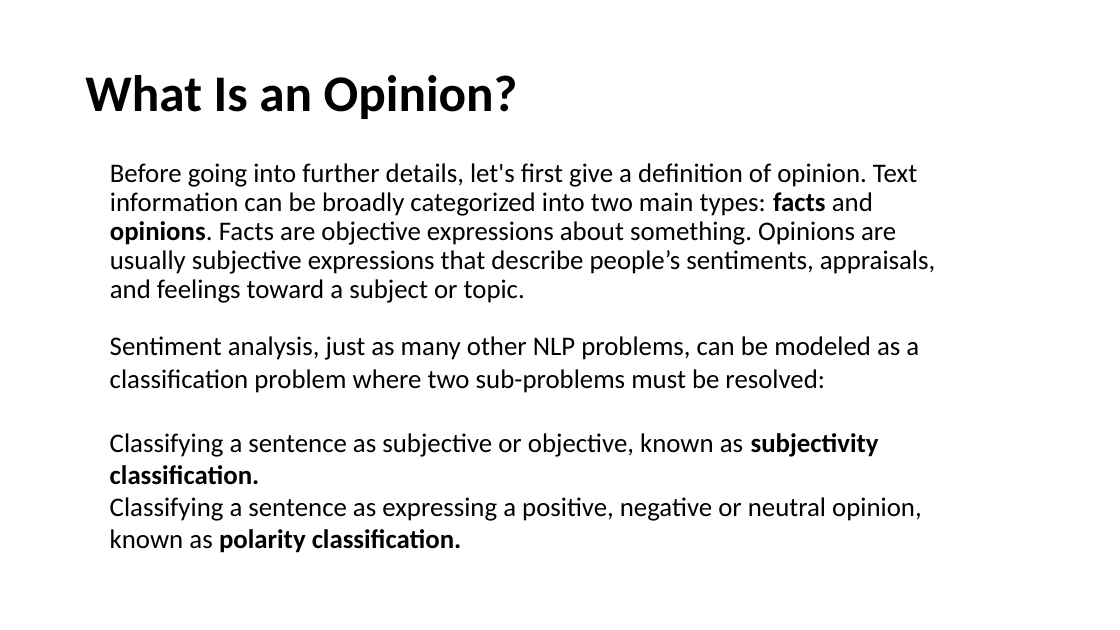
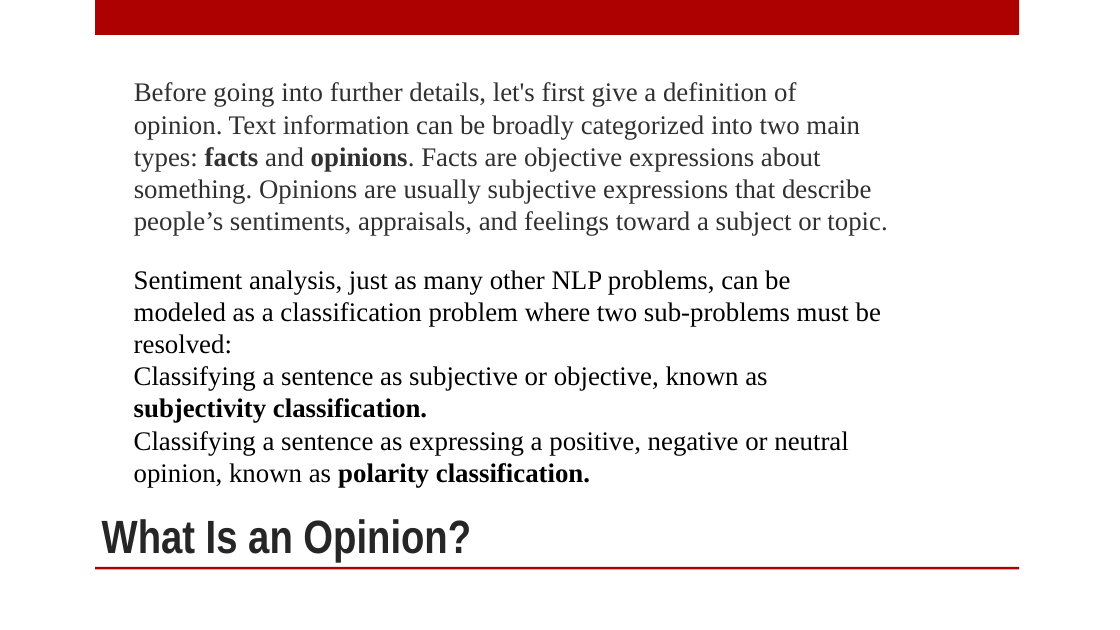
Before and after one commit to slugger07/ML-Experiments, a slide deck: slide 3 of Racism Analysis Twitter Data/Sentiment Analysis.pptx. Drawn at 1120x630 pixels with LibreOffice and Linux fonts; fonts in the diff are those of the drawing; background and template pictures are left out. Boxes give left, top, right and bottom in pixels: in the first picture for what was removed or moved away, otherwise in the second. Text is boxed around its words. In the diff, an @@ line names an element or a change of style, - is before the commit and + after.

```diff
--- a/Racism Analysis Twitter Data/Sentiment Analysis.pptx
+++ b/Racism Analysis Twitter Data/Sentiment Analysis.pptx
@@ rectangle added at box(95, 0, 1019, 35), fill #AD0101 @@
@@ text "Before going into further details, ...": place and size @@
-text "Before going into further details, ..." at box(110, 163, 935, 303)
+text "Before going into further details, ..." at box(134, 82, 887, 236)
@@ text "Before going into further details, ..." at box(134, 82, 887, 236): font Calibri to Times New Roman, text colour #000000 to #303030; line spacing 0.9 to 1; less space between paragraphs; vertical alignment top to middle @@
@@ text "Sentiment analysis, just as many ...": place and size @@
-text "Sentiment analysis, just as many ..." at box(110, 336, 922, 553)
+text "Sentiment analysis, just as many ..." at box(134, 270, 881, 487)
@@ text "Sentiment analysis, just as many ..." at box(134, 270, 881, 487): font Calibri to Times New Roman @@
@@ title "What Is an Opinion?": place and size @@
-title "What Is an Opinion?" at box(85, 75, 518, 119)
+title "What Is an Opinion?" at box(102, 519, 471, 562)
@@ title "What Is an Opinion?" at box(102, 519, 471, 562): size 44 to 40 pt, font Calibri to Arial Narrow, text colour #000000 to #262626; line spacing 0.9 to 1; vertical alignment middle to bottom @@
@@ rectangle added at box(95, 567, 1019, 570), fill #AD0101 @@
```
Also in this commit, not shown: 5 other slides changed, 16 slides added, 4 slides removed, 1 other file.
